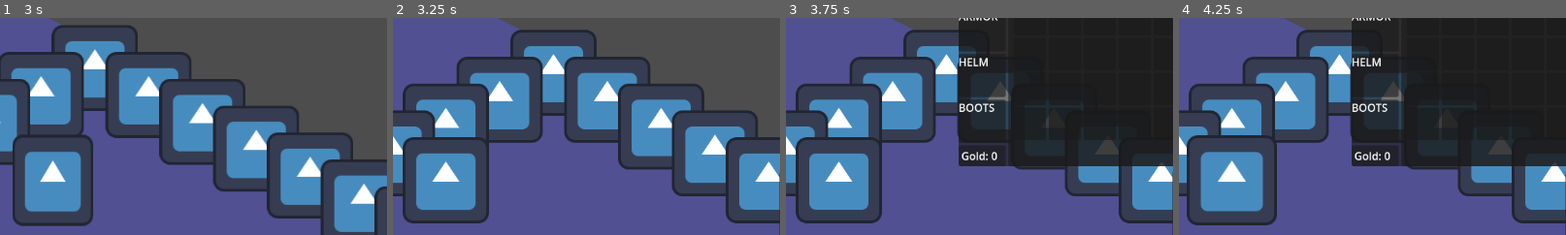
Above: before the commit, frames 1-4 (left to right).
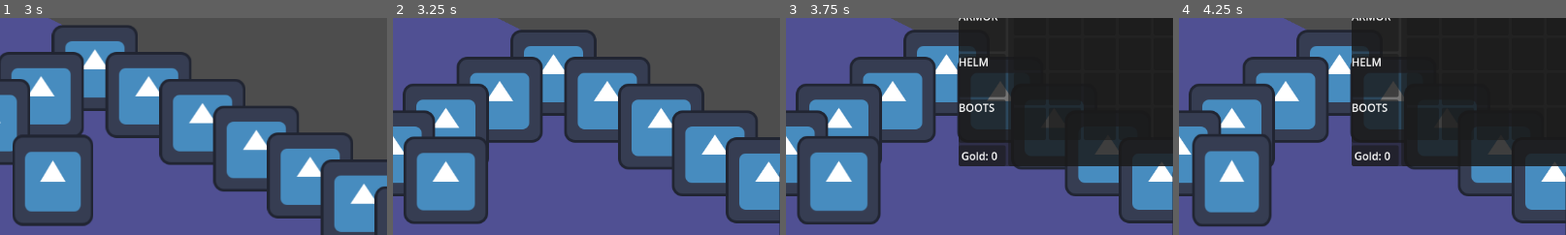
Above: after the commit, the same moments.

Repository: PietPadda/Godot_2D_ARPG
Game: Godot game, scene res://scenes/ui/main_menu.tscn
Two runs of this game, one before a commit and one after it. Both use one fixed random seed, a clock stepped at 60 frames per second and the inputs below. The engine's default icon, where the game draws it, is replaced by a stand-in: a white triangle on a blue panel in a dark square.
Inputs (mouse positions are % of the whole screen's width and height, from its top left):
- Up to frame 1 (3 s): click (4, 8) at 0.52 s; type "12" at 0.6 s; click "Host Game" at 1.25 s; tap Enter at 2 s; move the mouse to (72, 45) at 2.02 s; hold E (interact) 2.03-2.78 s; click (72, 45) at 2.17 s; tap Space at 2.75 s; move the mouse to (30, 55) at 2.77 s; click (30, 55) at 2.85 s
- Up to frame 2 (3.25 s): no input
- Up to frame 3 (3.75 s): move the mouse to (60, 28) at 3.52 s; tap I (toggle_character_sheet) at 3.6 s; click (60, 28) at 3.67 s
- Up to frame 4 (4.25 s): no input
The pictures show only the part of the screen within x 43-93%, y 13-63%; the shares and areas given below are measured in that part.

Frame 1 is identical in both runs. In frame 2, 0.5% of the frame differs, in the area x 2-25%, y 54-96%; in frame 3, 1.1%; in frame 4, 2.8%, in the area x 2-26%, y 53-96%.
Error after the commit: Invalid access to property or key 'release_all_but_current_tile' on a base object of type 'Node (GridManager)'. (res://scripts/components/grid_movement_compone…

Commit message:
refactor(grid): change _occupied_cells to tile-keyed dictionary for atomic operations

Diff:
--- a/scripts/core/grid_manager.gd
+++ b/scripts/core/grid_manager.gd
@@ -8,11 +8,10 @@
 # Our debug tile scene
 @export var debug_tile_scene: PackedScene
 
-# We'll use a dictionary to keep track of which character is on which tile.
-# The structure will be: { character_instance: tile_coordinate }
+# REFACTORED DATA STRUCTURE
+# We're changing the structure to: { tile_coordinate: character_instance }
+# This makes lookups instant and enforces one character per tile.
 var _occupied_cells := {}
-# We can now completely remove the reservation system.
-# var _reserved_cells := {} # <-- DELETE THIS
 
 # This will hold a reference to the current level's TileMapLayer.
 # Convert the variable into a property with a setter.
@@ -87,20 +86,13 @@
 	var temporarily_solid_points: Array[Vector2i] = []
 
 	# Mark OCCUPIED cells as temporary obstacles
-	for character in _occupied_cells:
+	for cell in _occupied_cells:
+		var character = _occupied_cells[cell]
 		# Make sure we don't mark the pathing character's own tile as an obstacle.
 		if character != pathing_character:
-			# Get the list of tiles this character occupies.
-			# We cast the dictionary value to a generic Array.
-			# Godot knows it's an array, but the type hint needs this for safety.
-			var occupied_tiles: Array = _occupied_cells[character]
-			for cell in occupied_tiles:
-				if not astar_grid.is_point_solid(cell) and cell != end_coord:
-					astar_grid.set_point_solid(cell, true)
-					temporarily_solid_points.append(cell)
-
-	# We no longer need to check _reserved_cells.
-	# <-- DELETE the reservation loop that was here.
+			if not astar_grid.is_point_solid(cell) and cell != end_coord:
+				astar_grid.set_point_solid(cell, true)
+				temporarily_solid_points.append(cell)
 
 	# AStarGrid2D returns an array of map coordinates directly.
 	var map_path: PackedVector2Array = astar_grid.get_point_path(start_coord, end_coord)
@@ -133,7 +125,7 @@
 	if not path.is_empty():
 		var next_tile = world_to_map(path[0])
 		# We call occupy_tile LOCALLY, not as an RPC.
-		var success = occupy_tile(character.get_path(), next_tile)
+		var success = occupy_tile(character, next_tile)
 
 		if not success:
 			# The first step was already blocked! This path is invalid.
@@ -150,7 +142,7 @@
 		# If the character is controlled by a client, find their ID...
 		var client_id = character.get_multiplayer_authority()
 		# ...and send the path back to them via RPC.
-		_receive_path_from_server.rpc_id(client_id, start_coord, end_coord, character.get_path())
+		_receive_path_from_server.rpc_id(client_id, path, character.get_path())
 
 # Returns an array of the four cardinal tiles adjacent to the given tile.
 # Using 4 directions is more stable for grid pathfinding than 8.
@@ -191,10 +183,33 @@
 		return tile_map_layer.to_global(local_pos)
 	return Vector2.ZERO # Return a default value if the tilemap isn't set
 
-# --- Tile Reservation API ---
-# We remove the entire Tile Reservation API section.
-# func reserve_tile(...) # <-- DELETE
-# func release_tile_reservation(...) # <-- DELETE
+# REFACTORED: This is now the ONLY way to claim a tile. It's atomic on the server.
+# This function is no longer an RPC, it's a server-only helper.
+func occupy_tile(character: Node, new_tile: Vector2i) -> bool:
+	# Check if the new tile is already occupied.
+	if _occupied_cells.has(new_tile):
+		return false # Failure: Tile is taken.
+
+	# Find and release the character's old tile, if they had one.
+	# This is inefficient, so we'll create a reverse-lookup dictionary for performance.
+	# For now, we iterate to find the key (tile) from the value (character).
+	var old_tile = null
+	for tile in _occupied_cells:
+		if _occupied_cells[tile] == character:
+			old_tile = tile
+			break
+	if old_tile != null:
+		_occupied_cells.erase(old_tile)
+
+	# Occupy the new tile.
+	_occupied_cells[new_tile] = character
+	return true # Success!
+
+# A simple helper to free a tile when a character moves off it.
+# We'll use this from the GridMovementComponent later.
+func release_tile(tile: Vector2i):
+	if _occupied_cells.has(tile):
+		_occupied_cells.erase(tile)
 
 # --- Debug ---
 # A debug function to print the contents of our occupied cells registry.
@@ -216,7 +231,7 @@
 		print("  - No players found in the registry.")
 
 # --- RPCs ---
-# This function is now much simpler. It just sets the initial occupied tile.
+# When a character spawns, they occupy their starting tile.
 @rpc("any_peer", "call_local")
 func update_character_position(character_path: NodePath, new_position: Vector2i):
 	# On the server, we get the node using the path sent by the client.
@@ -224,8 +239,8 @@
 	if not is_instance_valid(character):
 		return # If the character isn't found (e.g., just died), do nothing.
 
-	# On initial spawn, a character occupies one tile.
-	_occupied_cells[character] = [new_position]
+	# On spawn, just occupy the tile directly.
+	occupy_tile(character, new_position)
 
 # This function ONLY runs on the server, as requested by a client.
 # We change the annotation to allow calls from ANY client.
@@ -276,46 +291,8 @@
 	for key in old_position_keys:
 		_occupied_cells.erase(key)
 
-# Tries to add a tile to a character's occupied list.
-# We also need to fix our occupy_tile RPC to be callable locally by the server.
-@rpc("any_peer", "call_local")
-func occupy_tile(character_or_path, tile: Vector2i) -> bool:
-	var character: Node
-	if character_or_path is NodePath:
-		character = get_node_or_null(character_or_path)
-	else:
-		character = character_or_path
-
-	# Check if the desired tile is occupied by SOMEONE ELSE.
-	for other_character in _occupied_cells:
-		if other_character != character:
-			if _occupied_cells[other_character].has(tile):
-				return false # Tile is occupied by another character.
-
-	# First, ensure this character has an entry in our dictionary.
-	# If it doesn't, create an empty one.
-	if not _occupied_cells.has(character):
-		_occupied_cells[character] = []
-
-	# Now it's safe to check
-	# If the tile is free, add it to this character's list.
-	if not _occupied_cells[character].has(tile):
-		_occupied_cells[character].append(tile)
-	return true
-
-# Removes a specific tile from a character's occupied list.
-@rpc("any_peer", "call_local")
-func release_occupied_tile(character_path: NodePath, tile: Vector2i) -> void:
-	var character = get_node_or_null(character_path)
-	if not is_instance_valid(character): return
-
-	if _occupied_cells.has(character):
-		_occupied_cells[character].erase(tile)
-
-# Wipes a character's occupied list and resets it to only their current tile.
-@rpc("any_peer", "call_local")
-func release_all_but_current_tile(character_path: NodePath, current_tile: Vector2i):
-	var character = get_node_or_null(character_path)
-	if is_instance_valid(character):
-		# Simply overwrite their list with a new one containing only their current tile.
-		_occupied_cells[character] = [current_tile]
+# REMOVED: We no longer need these complex RPCs for tile management.
+# The new `occupy_tile` and `release_tile` handle this server-side.
+# @rpc(...) func occupy_tile(...) <-- REMOVED
+# @rpc(...) func release_occupied_tile(...) <-- REMOVED
+# @rpc(...) func release_all_but_current_tile(...) <-- REMOVED
